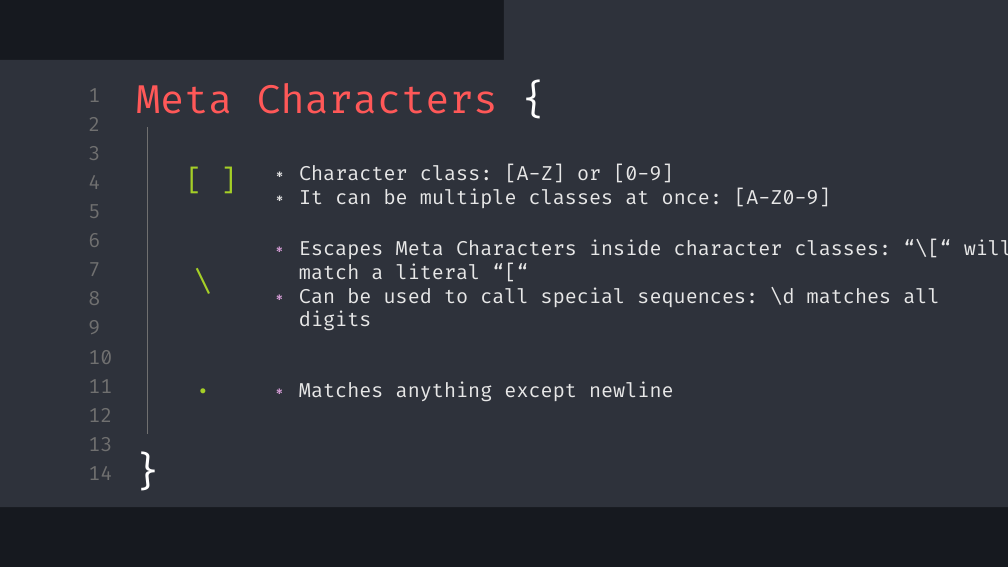
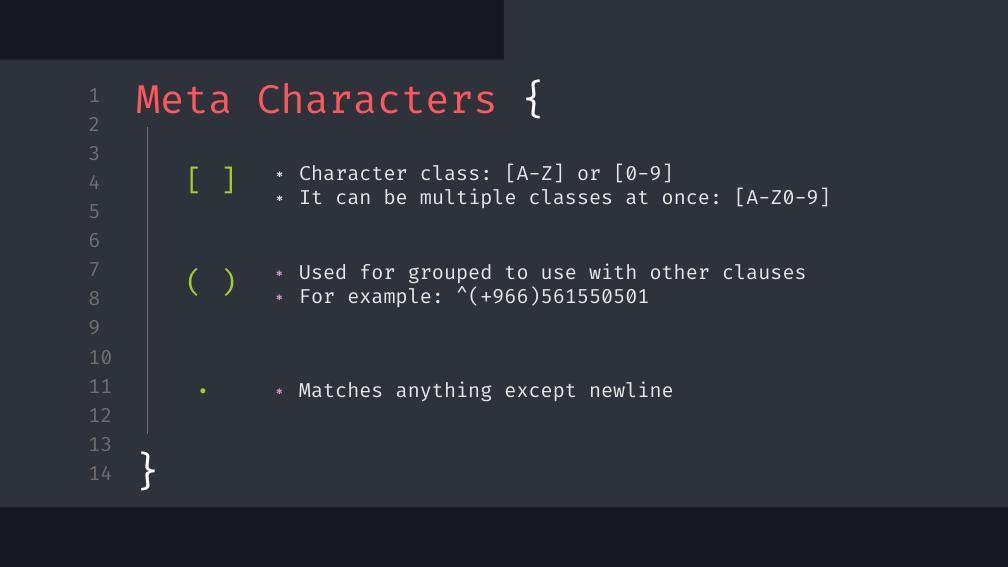
Before and after one commit to SaadGhazai/regex, a slide deck: slide 4 of regex_slides.pptx. Drawn at 1008x567 pixels with LibreOffice and Linux fonts; fonts in the diff are those of the drawing. Boxes give left, top, right and bottom in pixels: in the first picture for what was removed or moved away, otherwise in the second. Text is boxed around its words. In the diff, an @@ line names an element or a change of style, - is before the commit and + after.

```diff
--- a/regex_slides.pptx
+++ b/regex_slides.pptx
@@ text at box(175, 255, 309, 306): text changed @@
-\
+( )
@@ text at box(299, 263, 807, 307): text changed @@
-∗ Escapes Meta Characters inside character classes: “\[“ will match a literal “[“
-∗ Can be used to call special sequences: \d matches all digits
+∗ Used for grouped to use with other clauses
+∗ For example: ^(+966)561550501
```
Also in this commit, not shown: 1 other slide changed, 1 slide added, 1 other file.
